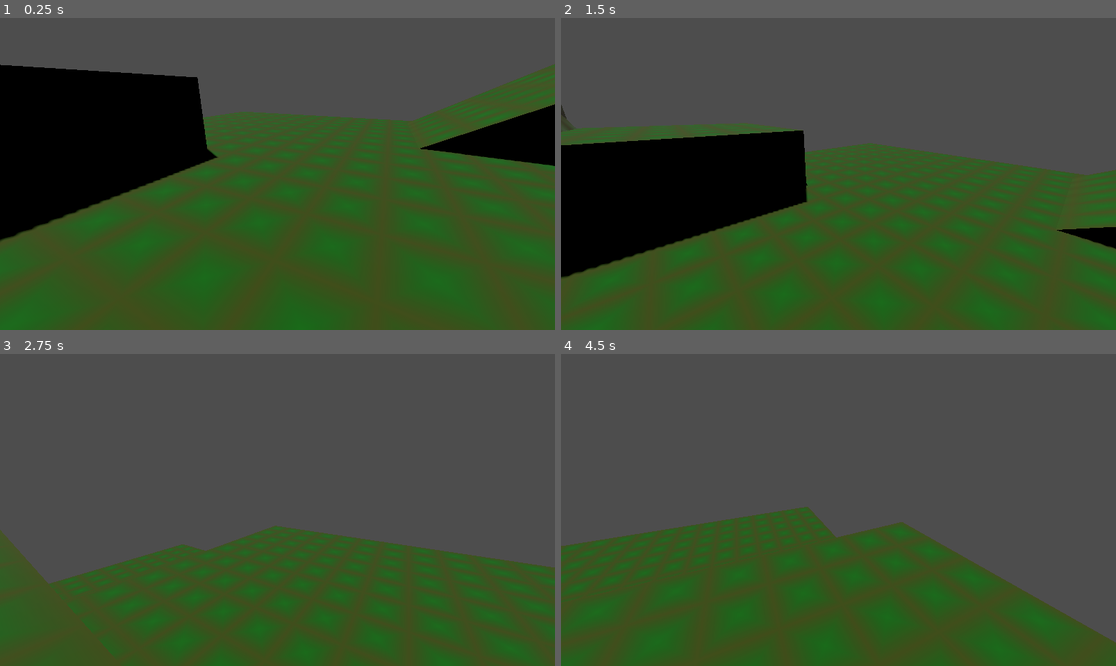
Above: before the commit, frames 1-4 (two rows, left to right).
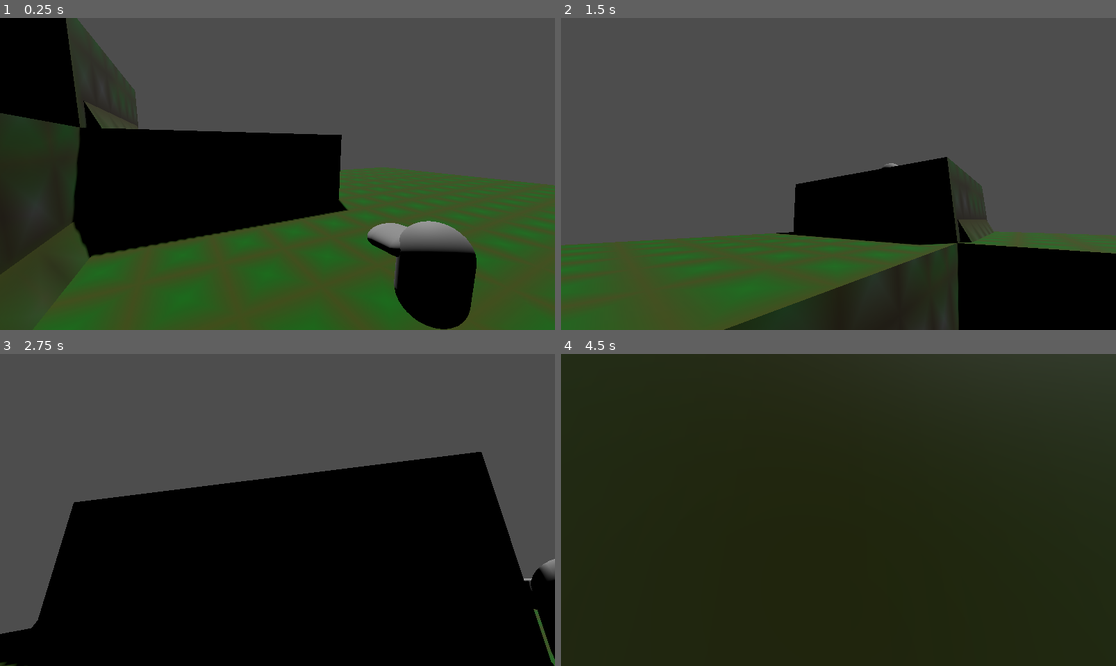
Above: after the commit, the same moments.

Repository: stinkykittens/bad-oinks-3d
Game: Godot game, scene res://maps/test_map.tscn
Two runs of this game, one before a commit and one after it. Both use one fixed random seed, a clock stepped at 60 frames per second and the inputs below. The project has no main scene, so this scene is started directly.
Inputs (mouse positions are in pixels of both pictures, inside the frame that each line leads up to):
- Up to frame 1 (0.25 s): no input
- Up to frame 2 (1.5 s): tap Enter at 0.5 s; move the mouse to (866, 174) at 0.52 s; hold Space (jump) 0.53-1.28 s; hold W (move_up) from 0.53 s (still down); click (866, 174) at 0.67 s; move the mouse to (810, 174) at 1.27 s; tap Shift (dash) at 1.35 s
- Up to frame 3 (2.75 s): keep holding W (move_up); tap Space (jump) at 1.52, 1.55, 1.82 s; move the mouse to (288, 503) at 2.02 s; hold Space (jump) from 2.03 s (still down); tap E (lay_egg) at 2.1 s
- Up to frame 4 (4.5 s): keep holding W (move_up); move the mouse to (832, 516) at 2.77 s; release Space (jump) at 2.78 s; tap Down (rotate_camera_down) at 2.85 s; click (832, 516) at 2.92 s; tap Space (jump) at 3.02, 3.05, 3.32 s; move the mouse to (877, 513) at 3.52 s; hold Space (jump) 3.53-4.28 s; tap Left (rotate_camera_left) at 3.6 s; move the mouse to (794, 506) at 4.27 s; tap Right (rotate_camera_right) at 4.35 s

The runs differ from the first frame. In frame 1, 43% of the frame differs, in the area x 0-100%, y 0-100%; in frame 2, 46%; in frame 3, 55%; in frame 4, 100%.

Commit message:
Change camera movement in air

Diff:
--- a/character/player/player.tscn
+++ b/character/player/player.tscn
@@ -32,13 +32,15 @@
 air_friction = 1.0
 gravity_scale = 1.2
 jump_gravity_scale = 1.0
-jump_strenght = 5.0
+jump_strenght = 5.2
 jump_cancel_strenght = 9.0
 dash_duration = 0.3
 dash_speed = 6.7
 dash_curve = SubResource("Curve_gtsfv")
 dash_reload_time = 0.3
-egg_jump_strenght = 6.4
+egg_lay_time = 0.12
+egg_jump_strenght = 5.8
+egg_air_jump_strenght = 4.3
 egg_throw_velocity = Vector2(2, 4)
 lay_egg_friction = 7.0
 egg_action_friction = 4.0
@@ -67,7 +69,6 @@
 [node name="CameraTargetLookAt" type="Node3D" parent="Camera" unique_id=457435804]
 transform = Transform3D(1, 0, 0, 0, 1, 0, 0, 0, 1, 0, 0.65462065, 0)
 script = ExtResource("1_y0s34")
-_start_active = true
 influence = 10.0
 interpolation_speed = 3.964
 validate_target = false
@@ -75,6 +76,8 @@
 
 [node name="TargetPivot" type="Node3D" parent="Camera" unique_id=906915453]
 script = ExtResource("4_wu8e1")
+speed_ground = 1.7
+speed_air = 0.76
 
 [node name="CameraTargetPosition" type="Node3D" parent="Camera/TargetPivot" unique_id=1713415133]
 unique_name_in_owner = true
@@ -84,7 +87,7 @@
 influence = 10.0
 interpolate = true
 physics_frame = true
-interpolation_speed = 1.667
+interpolation_speed = 1.666
 validate_target = false
 look_at_target = false
 position_target = true
--- a/character/player/target_pivot.gd
+++ b/character/player/target_pivot.gd
@@ -2,16 +2,30 @@
 
 @export var velocity_influence_xz := 0.1
 @export var velocity_influence_y := 0.1
+@export var speed_ground := 2.0
+@export var speed_air := 1.0
+
+@onready var target: CameraTarget = %CameraTargetPosition
 
 var player: Player
 
 func _ready() -> void:
 	player = owner
 	top_level = true
+	player.state_changed.connect(_on_state_changed)
 
 
-func _process(delta: float) -> void:
+func _process(_delta: float) -> void:
 	if not player.state == Player.State.Dash:
 		position.x = player.global_position.x + player.velocity.x * velocity_influence_xz
 		position.z = player.global_position.z + player.velocity.z * velocity_influence_xz
+	#if not player.state == Player.State.Jump:
 	position.y = player.global_position.y + player.velocity.y * velocity_influence_y
+
+
+func _on_state_changed(state: Player.State) -> void:
+	match state:
+		Player.State.Idle, Player.State.Run:
+			target.interpolation_speed = speed_ground
+		Player.State.Jump, Player.State.Fall, Player.State.Dash:
+			target.interpolation_speed = speed_air
--- a/component/attack_area.gd
+++ b/component/attack_area.gd
@@ -6,7 +6,7 @@
 @export var knockback := 6.0
 
 
-func _physics_process(delta: float) -> void:
+func _physics_process(_delta: float) -> void:
 	if not active:
 		return
 
--- /dev/null
+++ b/default_bus_layout.tres
@@ -0,0 +1,15 @@
+[gd_resource type="AudioBusLayout" format=3 uid="uid://cxpqt5r7rilm6"]
+
+[resource]
+bus/1/name = &"SFX"
+bus/1/solo = false
+bus/1/mute = false
+bus/1/bypass_fx = false
+bus/1/volume_db = 0.0
+bus/1/send = &"Master"
+bus/2/name = &"MUSIC"
+bus/2/solo = false
+bus/2/mute = false
+bus/2/bypass_fx = false
+bus/2/volume_db = 0.0
+bus/2/send = &"Master"
--- a/maps/test_map.tscn
+++ b/maps/test_map.tscn
@@ -6,6 +6,7 @@
 [ext_resource type="Script" uid="uid://cdnrdp18m6ply" path="res://maps/csg_map_tool.gd" id="2_pbr4s"]
 [ext_resource type="Script" uid="uid://fdo5qecema3n" path="res://character/enemies/enemy.gd" id="2_pwco0"]
 [ext_resource type="Script" uid="uid://c18wi4iyil52p" path="res://component/attackable.gd" id="4_42yok"]
+[ext_resource type="AudioStream" uid="uid://ddjew6kdsnmv5" path="res://sfx/a_pigs_delirium.mp3" id="7_pbr4s"]
 
 [sub_resource type="Gradient" id="Gradient_k1jtb"]
 colors = PackedColorArray(3.272891e-06, 0.46654832, 0.65006363, 1, 0.9369665, 0.79331917, 0.74933857, 1)
@@ -255,26 +256,24 @@
 operation = 2
 size = Vector3(3, 3.1427002, 15.14801)
 
-[node name="CSGCombiner3DStatic" type="Node3D" parent="." unique_id=1116793809]
-
-[node name="MeshInstance3D" type="MeshInstance3D" parent="CSGCombiner3DStatic" unique_id=1225609346]
+[node name="CSGCombiner3DStatic" type="Node3D" parent="." unique_id=1470742208]
+
+[node name="MeshInstance3D" type="MeshInstance3D" parent="CSGCombiner3DStatic" unique_id=709318555]
 material_override = SubResource("ShaderMaterial_u8v7t")
 mesh = SubResource("ArrayMesh_k1jtb")
 
-[node name="StaticBody3D" type="StaticBody3D" parent="CSGCombiner3DStatic" unique_id=270449588]
+[node name="StaticBody3D" type="StaticBody3D" parent="CSGCombiner3DStatic" unique_id=1407948090]
 collision_layer = 3
 
-[node name="CollisionShape3D" type="CollisionShape3D" parent="CSGCombiner3DStatic/StaticBody3D" unique_id=1707458530]
+[node name="CollisionShape3D" type="CollisionShape3D" parent="CSGCombiner3DStatic/StaticBody3D" unique_id=1937459266]
 visible = false
 shape = SubResource("ConcavePolygonShape3D_pbr4s")
 
 [node name="Player" parent="." unique_id=153297718 instance=ExtResource("1_6slyc")]
 transform = Transform3D(1, 0, 0, 0, 1, 0, 0, 0, 1, 3.6947079, 0.5000005, -2.2088194)
-visible = false
 
 [node name="CharacterBody3D" type="CharacterBody3D" parent="." unique_id=1168560279]
 transform = Transform3D(1, 0, 0, 0, 1, 0, 0, 0, 1, -3, 6, -9)
-visible = false
 script = ExtResource("2_pwco0")
 health = 3
 
@@ -292,3 +291,9 @@
 [node name="Attackable" type="Node3D" parent="CharacterBody3D" unique_id=2067908926]
 script = ExtResource("4_42yok")
 metadata/_custom_type_script = "uid://c18wi4iyil52p"
+
+[node name="AudioStreamPlayer" type="AudioStreamPlayer" parent="." unique_id=401466730]
+stream = ExtResource("7_pbr4s")
+autoplay = true
+bus = &"MUSIC"
+parameters/looping = true
--- a/visuals/drop_shadow.gd
+++ b/visuals/drop_shadow.gd
@@ -25,7 +25,7 @@
 	add_child(decal)
 
 
-func _physics_process(delta: float) -> void:
+func _physics_process(_delta: float) -> void:
 
 	if not always_visible:
 		var cam := get_viewport().get_camera_3d()
